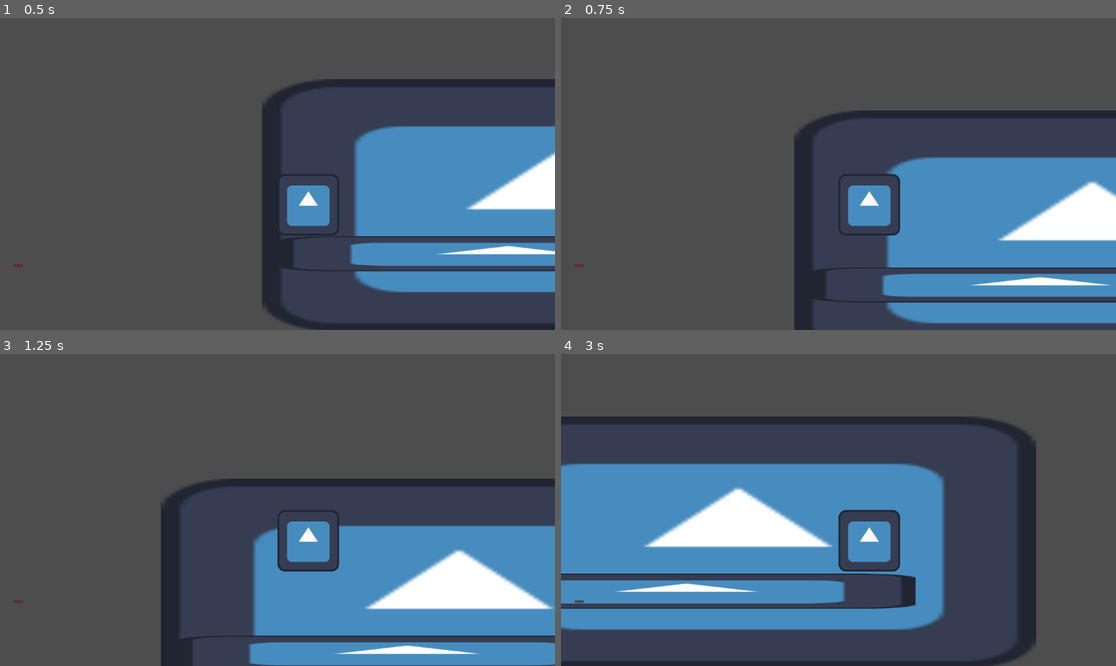
Above: before the commit, frames 1-4 (two rows, left to right).
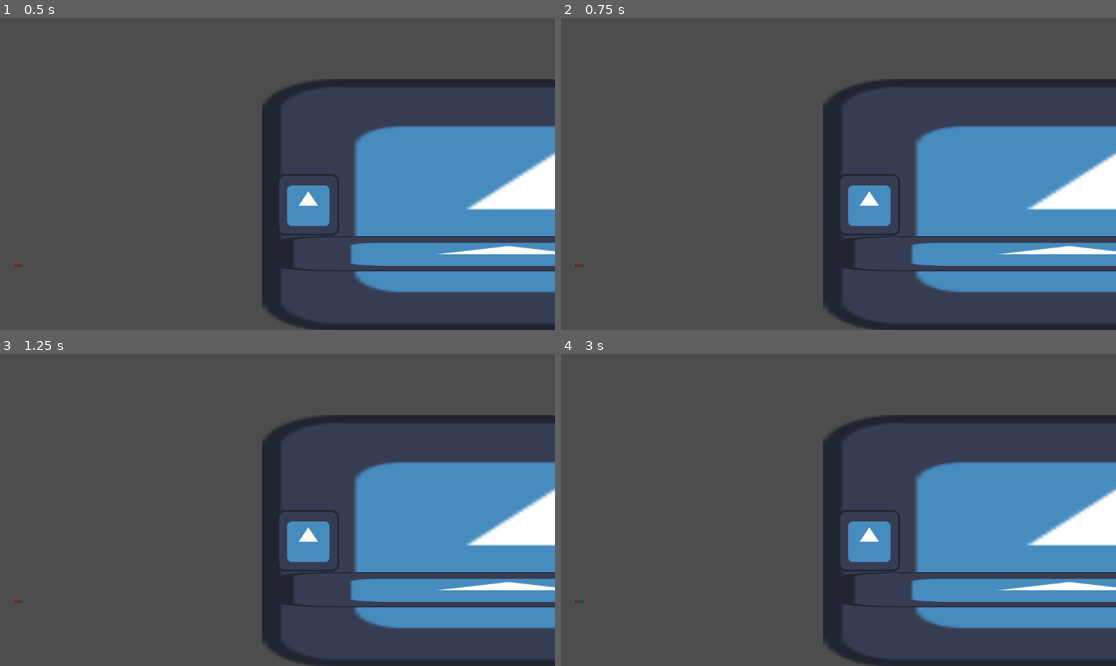
Above: after the commit, the same moments.

Repository: Sakurasv/MiniGame
Game: Godot game, scene res://node_2d.tscn
Same seed, same stepped clock (60 frames per second), same inputs: the game is played once before the commit and once after it. The project has no main scene, so this scene is started directly. The engine's default icon, where the game draws it, is replaced by a stand-in: a white triangle on a blue panel in a dark square.
Inputs (mouse positions are in pixels of both pictures, inside the frame that each line leads up to):
- Up to frame 1 (0.5 s): no input
- Up to frame 2 (0.75 s): tap Enter at 0.5 s; move the mouse to (960, 158) at 0.52 s; hold D (input_right) from 0.53 s (still down); tap Space (input_jump) at 0.6 s; click (960, 158) at 0.67 s
- Up to frame 3 (1.25 s): keep holding D (input_right); tap Space (input_jump) at 0.77, 1.07 s
- Up to frame 4 (3 s): move the mouse to (727, 525) at 1.27 s; tap Shift (input_dash) at 1.35 s; tap Space (input_jump) at 1.52, 1.55, 1.82, 2.3 s; move the mouse to (894, 441) at 2.02 s; release D (input_right) at 2.03 s; hold A (input_left) 2.03-2.78 s; hold F 2.03-2.78 s; move the mouse to (810, 572) at 2.77 s; hold D (input_right) from 2.78 s (still down); tap E at 2.85 s; click (810, 572) at 2.92 s

Frame 1 is identical in both runs. In frame 2, 22% of the frame differs, in the area x 42-100%, y 19-100%; in frame 3, 28%; in frame 4, 51%, in the area x 0-100%, y 19-100%.

Commit message:
跳跃、二段跳节奏卡点处理

Diff:
--- a/CharacterBody2D.gd
+++ b/CharacterBody2D.gd
@@ -68,19 +68,24 @@
 		direction = 1.0
 		sprite.flip_h = false
 
-	if is_on_floor():
-		can_double_jump = true
-		if Input.is_action_just_pressed("input_jump"):
-			start_jump()
-		elif direction != 0:
-			run_state(direction)
+	if abs(current_time - Counter.A_Basic_Timer) <= 1500:
+		if is_on_floor():
+			can_double_jump = true
+			if Input.is_action_just_pressed("input_jump"):
+				start_jump()
+				camera.start_shake(0.1,2)
+			elif direction != 0:
+				run_state(direction)
+			else:
+				idle_state()
 		else:
-			idle_state()
-	else:
-		if Input.is_action_just_pressed("input_jump") and can_double_jump:
-			start_double_jump()
-		else:
-			jump_state()
+			if Input.is_action_just_pressed("input_jump") and can_double_jump:
+				start_double_jump()
+				camera.start_shake(0.2,4)
+			else:
+				jump_state()
+	else :
+		return
 
 	# 处理冲刺
 	if Input.is_action_just_pressed("input_dash"):
